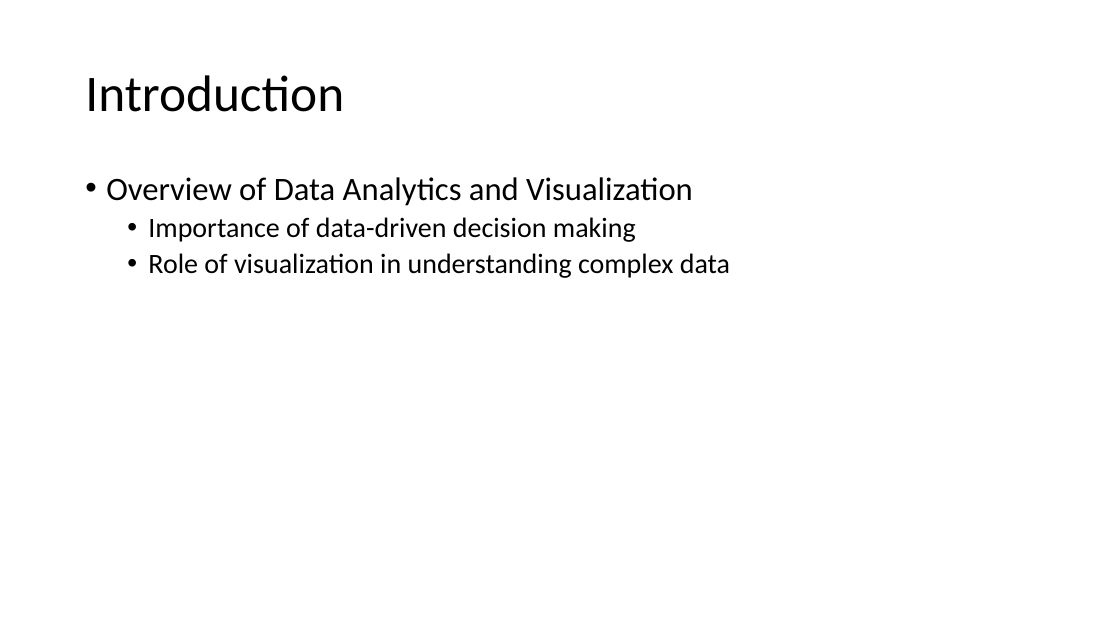
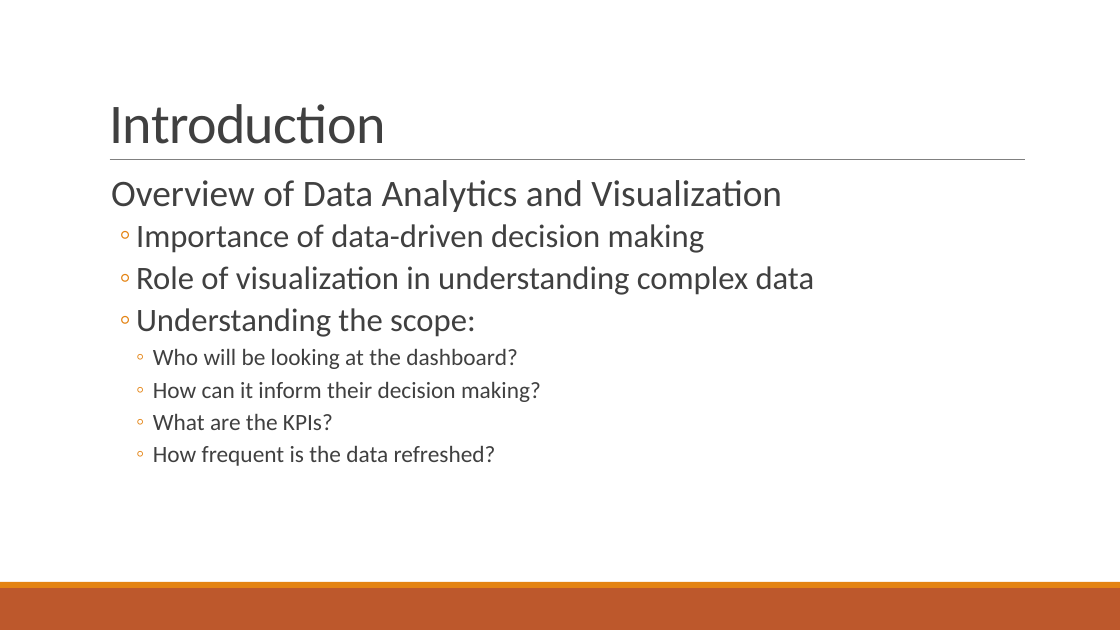
Before and after one commit to Shafquat/SSI, a slide deck: slide 2 of presentation/Take-Home Assignment.pptx. Drawn at 1120x630 pixels with LibreOffice and Linux fonts; fonts in the diff are those of the drawing. Boxes give left, top, right and bottom in pixels: in the first picture for what was removed or moved away, otherwise in the second. Text is boxed around its words. In the diff, an @@ line names an element or a change of style, - is before the commit and + after.

```diff
--- a/presentation/Take-Home Assignment.pptx
+++ b/presentation/Take-Home Assignment.pptx
@@ title "Introduction": place and size @@
-title "Introduction" at <box>85,75,344,112</box>
+title "Introduction" at <box>109,104,385,144</box>
@@ title "Introduction" at <box>109,104,385,144</box>: size 44 to 48 pt, text colour #000000 to #404040, letter spacing 0 to -0.5 pt; line spacing 0.9 to 0.85; vertical alignment middle to bottom @@
@@ line added from (110, 160) to (1026, 160), #808080 0.5 pt @@
@@ text at <box>111,180,815,295</box>: size 28 to 32 pt in "Overview of Data Analytics and Visualization"; text colour #000000 to #404040 in "Overview of Data Analytics and Visualization", "Importance of data-driven decision making", "Role of visualization in understanding complex data"; size 24 to 28 pt in "Importance of data-driven decision making", "Role of visualization in understanding complex data"; bullet • to  ; more space between paragraphs; bullet • to ◦ @@
@@ text at <box>136,308,541,466</box>: paragraphs added @@
+  ◦ Understanding the scope:
+    ◦ Who will be looking at the dashboard?
+    ◦ How can it inform their decision making?
+    ◦ What are the KPIs?
+    ◦ How frequent is the data refreshed?
@@ rectangle added at <box>0,588,1120,630</box>, fill #BD582C @@
@@ rectangle added at <box>0,582,1120,588</box>, fill #E48312 @@
```
Also in this commit, not shown: 7 other slides changed, 2 slides added, 2 other files.
